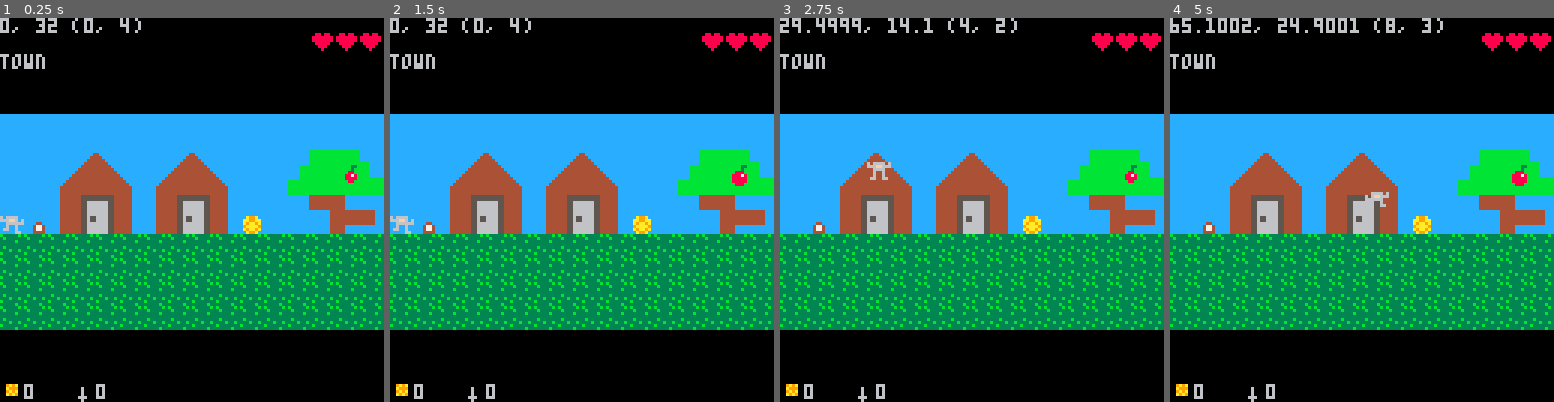
Above: before the commit, frames 1-4 (left to right).
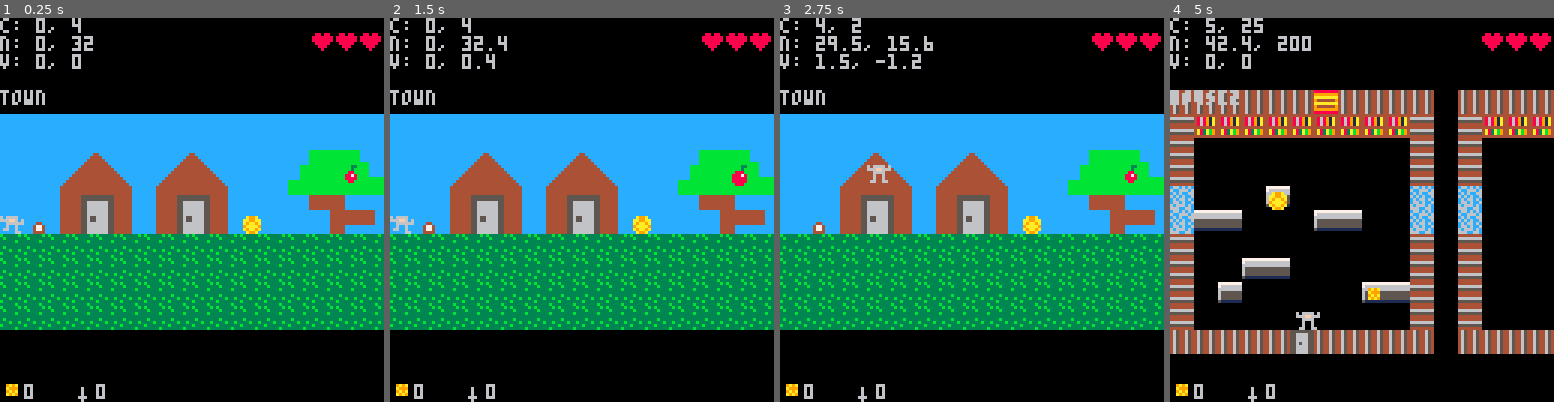
Above: after the commit, the same moments.

Repository: gubblebozer/pico8
Game: PICO-8 cartridge kylen1.p8
Same seed, same stepped clock (60 frames per second), same inputs: the game is played once before the commit and once after it.
Inputs:
- Up to frame 1 (0.25 s): no input
- Up to frame 2 (1.5 s): tap X (X key) at 0.33, 1.07 s; tap O (Z key) at 0.7 s
- Up to frame 3 (2.75 s): hold Right 1.6-2.1 s; tap O (Z key) at 1.7, 2.1, 2.5 s; tap X (X key) at 1.85 s; hold Up 2.15-2.42 s; hold Right from 2.47 s (still down)
- Up to frame 4 (5 s): tap O (Z key) every 0.4 s from 2.9 to 4.9 s; tap X (X key) at 2.97, 4.08 s; release Right at 3.03 s; hold Left 3.08-3.58 s; hold Down 3.63-3.97 s; hold Right 4.02-4.68 s; hold Up from 4.73 s (still down)

The runs differ from the first frame. In frame 1, 1.2% of the frame differs, in the area x 0-37%, y 0-23%; in frame 2, 1.3%; in frame 3, 2.0%; in frame 4, 69%, in the area x 0-100%, y 0-88%.

Commit message:
Converted to platformer!
- real, or at least, "much realer" collision handling
- gravity
- impulse velocity vector jump
- centralized button debouncing/latching logic
- attempting to take some of the noise out of the floats

Diff:
--- a/kylen1.p8
+++ b/kylen1.p8
@@ -1,18 +1,23 @@
 pico-8 cartridge // http://www.pico-8.com
 version 8
 __lua__
-jmp = {  3, 3, 2, 2, 2, 1, 1, 1,
-         0, 1, 0, 1, 0, 1, 0 }
-g = { x=0, y=0, s=1,
+g = { x=0, y=0,
       f=0, fb=54, fn=4,
-      jf=0, jv=0,
-      gold=0, sword=0,
+      gold=0,
+      sword=0,
       life=3,
-      vx=0, vy=0
+      vx=0, vy=0,
 }
 c = { x=0, y=-32 }
 accel = 0.2
 vmax = 1.5
+grav=0.4
+gravmax=2.5
+jumpvec=-4
+rejump_frm=10
+enterexit_frm=60 -- essentially, infinite
+
+debtbl={ }
 
 room={ }
 
@@ -74,7 +79,6 @@
 }
 
 sword = { cx=6,cy=20,r=2 }
-b4_lat=false
 frm=0 -- frame
 sec=0
 
@@ -107,17 +111,39 @@
   return flr(num+0x0.ffff)
 end
 
+-- specify duration in frames
+function timer_expired(tmr, dur)
+ if frm < tmr then
+  return true
+ else
+  return (frm - tmr) >= dur
+ end
+end
+
+-- "de-bounce" a button
+--
+-- returns a button press at most once every "dur" frames.
+-- if button is released, timer is reset.
+-- use a long duration for a latching function.
+function debounce(bn, dur)
+ if btn(bn) then
+  if timer_expired(debtbl[bn], dur) then
+   debtbl[bn]=frm
+   return true
+  else
+   return false
+  end
+ else
+  debtbl[bn]=0
+  return false
+ end
+end
+
 function friction(v)
  if v < 0 then v += accel end
  if v > 0 then v -= accel end
  if v > -accel and v < accel then v = 0 end
  return v
-end
-
-function pushoff(v)
- if v <= -accel then return  accel end
- if v >=  accel then return -accel end
- return 0
 end
 
 function enter_exit()
@@ -159,19 +185,50 @@
 
 -- test collision between player and map tiles.
 --
--- tests whether each corner of the player's 8x8 is in a solid map tile
--- (flag=1).
+-- tests the midpoints of the four sides of the player's square.
 function map_collision(x, y)
- fx1=flr(x/8)
- fx2=flr((x+7)/8)
- fy1=flr(y/8)
- fy2=flr((y+7)/8)
-
- return
-  fget(mget(fx1,fy1), 1) or
-  fget(mget(fx2,fy1), 1) or
-  fget(mget(fx1,fy2), 1) or
-  fget(mget(fx2,fy2), 1)
+ xa=flr(x/8)
+ xb=flr((x+4)/8)
+ xc=flr((x+7)/8)
+ ya=flr(y/8)
+ yb=flr((y+4)/8)
+ yc=flr((y+7)/8)
+
+ if fget(mget(xb,ya), 1) then -- top
+  y=(ya+1)*8
+  g.vy=0
+ end
+ if fget(mget(xa,yb), 1) then -- left
+  x=(xa+1)*8
+  g.vx=0
+ end
+ if fget(mget(xb,yc), 1) then -- bottom
+  y=(yc-1)*8
+  g.vy=0
+ end
+ if fget(mget(xc,yb), 1) then -- left
+  x=(xc-1)*8
+  g.vx=0
+ end
+
+ return x,y
+end
+
+-- returns true if player is not in the air
+function on_platform(x, y)
+ xb=flr((x+4)/8)
+ ya=flr(y/8)
+ return fget(mget(xb,ya+1), 1)
+end
+
+function settle(x)
+ return round(x*10)/10
+end
+
+function settle_obj(o)
+ for k,v in pairs(o) do
+  o[k] = settle(v)
+ end
 end
 
 function camera_move(tx,ty,vx,vy)
@@ -190,7 +247,6 @@
 
 function guy_move()
  ax=0
- ay=0
 
  -- accel based on input
  if btn(0) then --left
@@ -199,41 +255,36 @@
  if btn(1) then --right
   ax= accel
  end
- if btn(2) then --up
-  ay=-accel
- end
- if btn(3) then --down
-  ay= accel
- end
-
- -- action button
- if btn(4) then
-  if not b4_lat then
-   b4_lat=true
+ -- if btn(3) then --down
+ --  ay= accel
+ -- end
+ -- if btn(5) then --attack
+ -- end
+
+ -- enter/exit button (up)
+ if debounce(2, enterexit_frm) then
    enter_exit()
-  end
- else
-  b4_lat=false
  end
 
  g.vx+=ax
- g.vy+=ay
  if ax == 0 then g.vx=friction(g.vx) end
- if ay == 0 then g.vy=friction(g.vy) end
  if g.vx < -vmax then g.vx=-vmax end
  if g.vx >  vmax then g.vx= vmax end
- if g.vy < -vmax then g.vy=-vmax end
- if g.vy >  vmax then g.vy= vmax end
+
+ -- jump (up)
+ if btn(4) and on_platform(g.x,g.y) and debounce(4, rejump_frm) then
+  g.vy=jumpvec
+  sfx(002)
+ end
+
+ -- gravity
+ g.vy+=grav
+ if g.vy > gravmax then g.vy=gravmax end
 
  -- collision with map?
  tx=g.x+g.vx
  ty=g.y+g.vy
- if map_collision(tx,ty) then
-  g.vx=pushoff(g.vx)
-  g.vy=pushoff(g.vy)
-  tx=g.x+g.vx
-  ty=g.y+g.vy
- end
+ tx,ty = map_collision(tx,ty)
 
  -- test room boundaries
  if tx < r.dx1 then
@@ -256,22 +307,7 @@
  camera_move(g.x,g.y,g.vx,g.vy)
  g.x=tx
  g.y=ty
-
- -- jump (xxx)
- if btn(5) and g.jv==0 then -- jump
-  g.jv=1
-  sfx(002)
- end
- if g.jf==15 then g.jv=-1 end
- if g.jv~=0 then
-  g.jf+=g.jv
-  if g.jf<=0 then
-   g.jf=0
-   g.jv=0
-  else
-   g.y+=-g.jv*jmp[g.jf]
-  end
- end
+ settle_obj(g)
 
  g.cx=round(g.x/8)
  g.cy=round(g.y/8)
@@ -279,7 +315,7 @@
 end
 
 function guy_draw()
- if btn(0) or btn(1) or btn(2) or btn(3) then
+ if btn(0) or btn(1) then
   g.f+=1
  end
  if g.f/2 >= g.fn then
@@ -344,6 +380,9 @@
  palt(2, true)
  palt(0, false)
  sfx(001)
+ for i=0,6 do
+  debtbl[i]=0
+ end
 end
 
 function _update()
@@ -373,14 +412,14 @@
  stuff_draw()
 
  camera()
- print(g.x .. ", " .. g.y .. " (" .. g.cx .. ", " .. g.cy .. ")", 0, 0)
+ print("c: " .. g.cx .. ", " .. g.cy)
+ print("n: " .. g.x .. ", " .. g.y)
+ print("v: " .. g.vx .. ", " .. g.vy)
  print("\n" .. r.name)
  inventory()
 
- if (g.f==1 or g.f==3) and
-     g.jf==0 and (btn(0) or btn(1))
-     then sfx(000)
- end
+ if (g.f==1 or g.f==3) and (btn(0) or btn(1)) then sfx(000) end
+
 end
 
 __gfx__
@@ -643,7 +682,7 @@
 
 
 __gff__
-0000000000000000000000000000000000000000000000000000000000000000000000000000000000000000000000000000000000000000000000000000000002020202020200020002020000000000020202020202000002000000000000000000000000000000000000000000000000000000000000000000000000000000
+0000000000000000000000000000000002000000000000000000000000000000000000000000000000000000000000000000000000000000000000000000000002020202020200020002020000000000020202020202000002000202000000000000000000000000000000000000000000000000000000000000000000000000
 0000000000000000000000000000000000000000000000000000000000000000000000000000000000000000000000000000000000000000000000000000000000000000000000000000000000000000000000000000000000000000000000000000000000000000000000000000000000000000000000000000000000000000
 __map__
 2020202020202020202020202020202020202020202020202020202020202020202000000000000000000000000000004445424342434243424342434243444041404140414041404141434350510000000000000000000000000000000000000000000000000000000000000000000000000000000000000000000000000000
